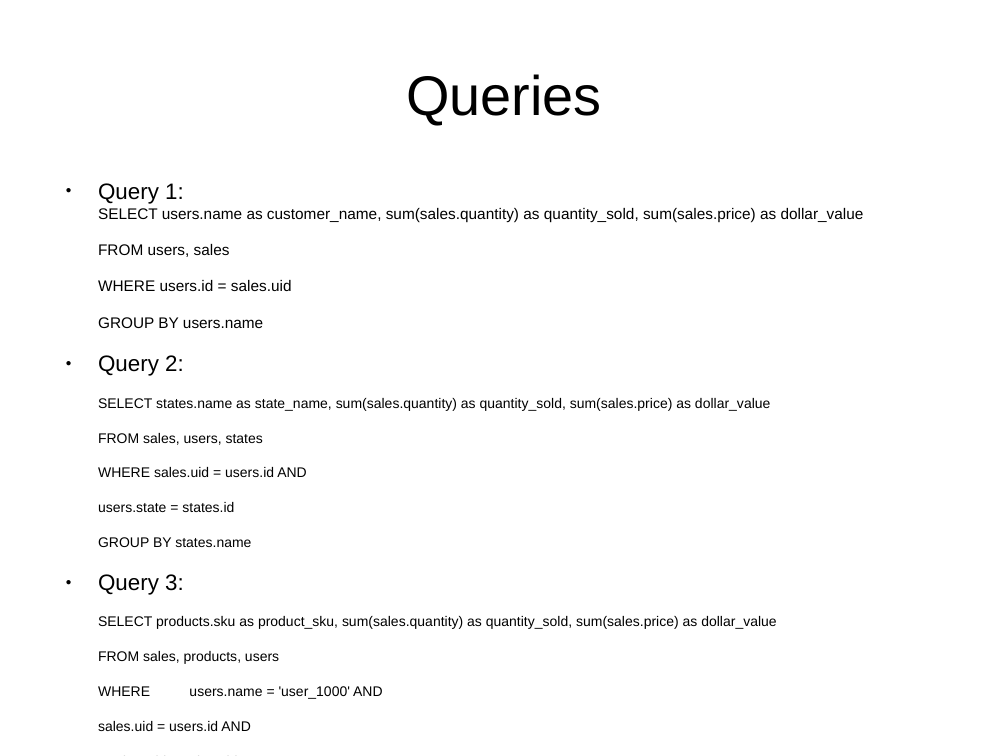
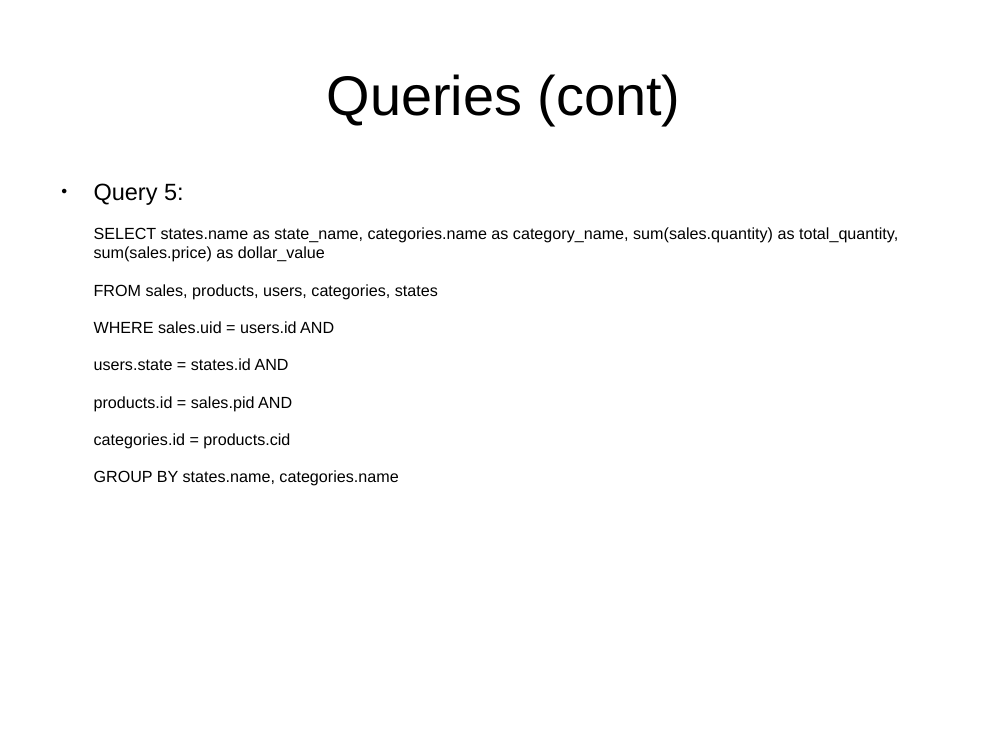
Before and after one commit to afcarl/dse201_final, a slide deck: slide 16 of dse201_final_report.odp (slide 4 before the commit). Drawn at 1008x756 pixels with LibreOffice and Linux fonts; fonts in the diff are those of the drawing. Boxes give left, top, right and bottom in pixels: in the first picture for what was removed or moved away, otherwise in the second. Text is boxed around its words. In the diff, an @@ line names an element or a change of style, - is before the commit and + after.

```diff
--- a/dse201_final_report.odp
+++ b/dse201_final_report.odp
@@ title at (327, 74, 681, 125): text changed @@
-Queries
+Queries (cont)
@@ text at (94, 183, 898, 299): text changed; size 12.1 to 12.7 pt @@
-● Query 1:
-  SELECT users.name as customer_name, sum(sales.quantity) as quantity_sold, sum(sales.price) as dollar_value
-FROM users, sales
-WHERE users.id = sales.uid
-GROUP BY users.name
-● Query 2:
-SELECT states.name as state_name, sum(sales.quantity) as quantity_sold, sum(sales.price) as dollar_value
-FROM sales, users, states
+● Query 5:
+SELECT states.name as state_name, categories.name as category_name, sum(sales.quantity) as total_quantity, sum(sales.price) as dollar_value
+FROM sales, products, users, categories, states
@@ text at (94, 321, 334, 333): size 11 to 12.7 pt in "WHERE sales.uid = users.id AND" @@
@@ text at (94, 358, 398, 486): text changed; size 11 to 12.7 pt @@
-users.state = states.id
-GROUP BY states.name
-● Query 3:
-SELECT products.sku as product_sku, sum(sales.quantity) as quantity_sold, sum(sales.price) as dollar_value
-FROM sales, products, users
-WHERE users.name = 'user_1000' AND
-sales.uid = users.id AND
-products.id = sales.pid
-GROUP BY products.sku
-ORDER BY dollar_value
+users.state = states.id AND
+products.id = sales.pid AND
+categories.id = products.cid
+GROUP BY states.name, categories.name
```
Also in this commit, not shown: 9 other slides changed, 17 slides added.
